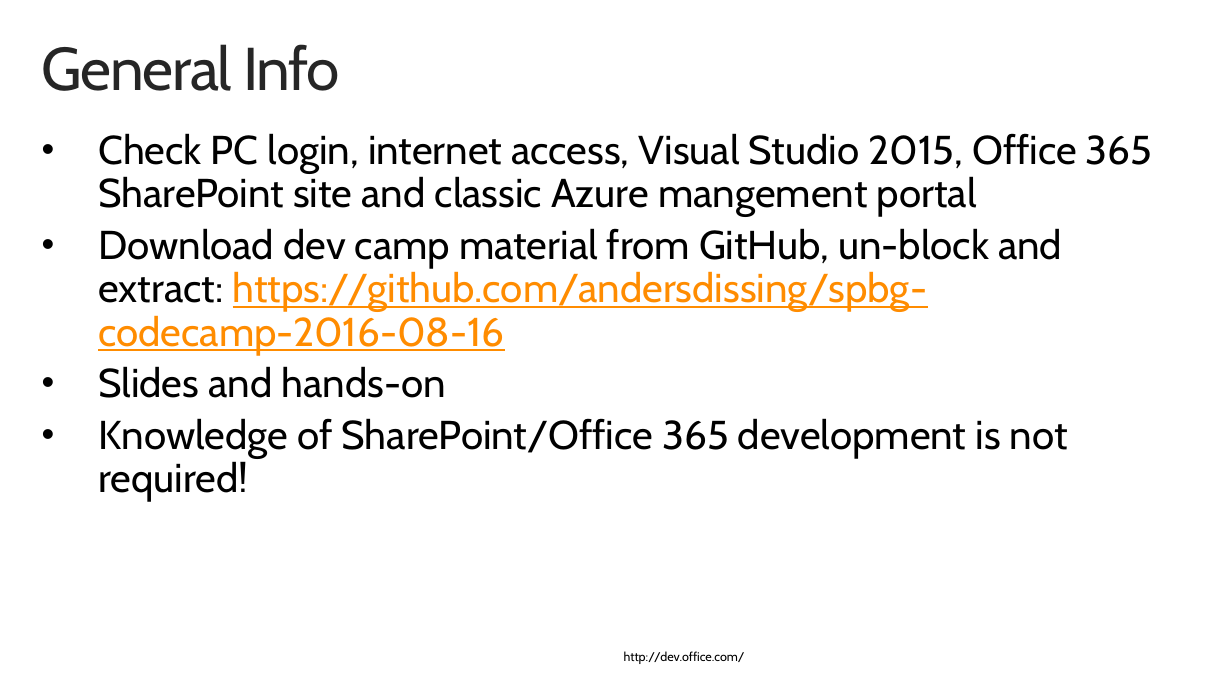
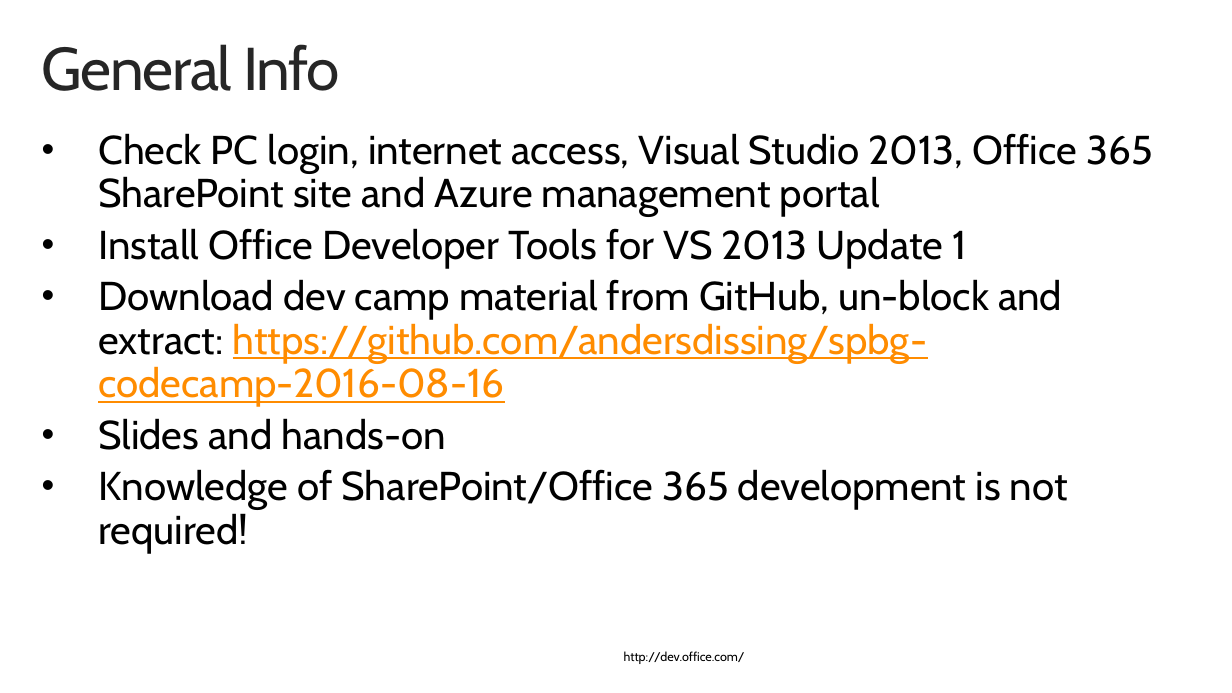
Before and after one commit to andersdissing/spbg-codecamp-pnp-2016, a slide deck: slide 2 of 1 - Introduction to PnP Core Component.pptx. Drawn at 1232x693 pixels with LibreOffice and Linux fonts; fonts in the diff are those of the drawing; background and template pictures are left out. Boxes give left, top, right and bottom in pixels: in the first picture for what was removed or moved away, otherwise in the second. Text is boxed around its words. In the diff, an @@ line names an element or a change of style, - is before the commit and + after.

```diff
--- a/1 - Introduction to PnP Core Component.pptx
+++ b/1 - Introduction to PnP Core Component.pptx
@@ text at [98, 133, 1153, 268]: text changed @@
-• Check PC login, internet access, Visual Studio 2015, Office 365 SharePoint site and classic Azure mangement portal
+• Check PC login, internet access, Visual Studio 2013, Office 365 SharePoint site and Azure management portal
+• Install Office Developer Tools for VS 2013 Update 1
```
Also in this commit, not shown: 4 other slides changed, 1 other file.
